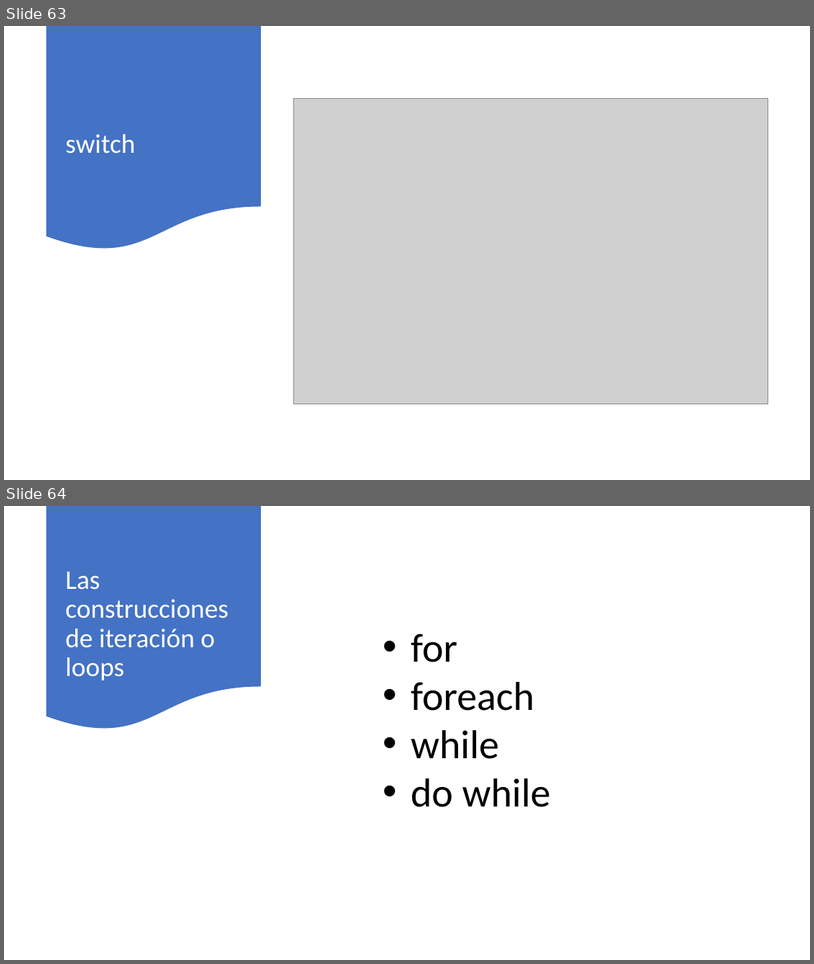
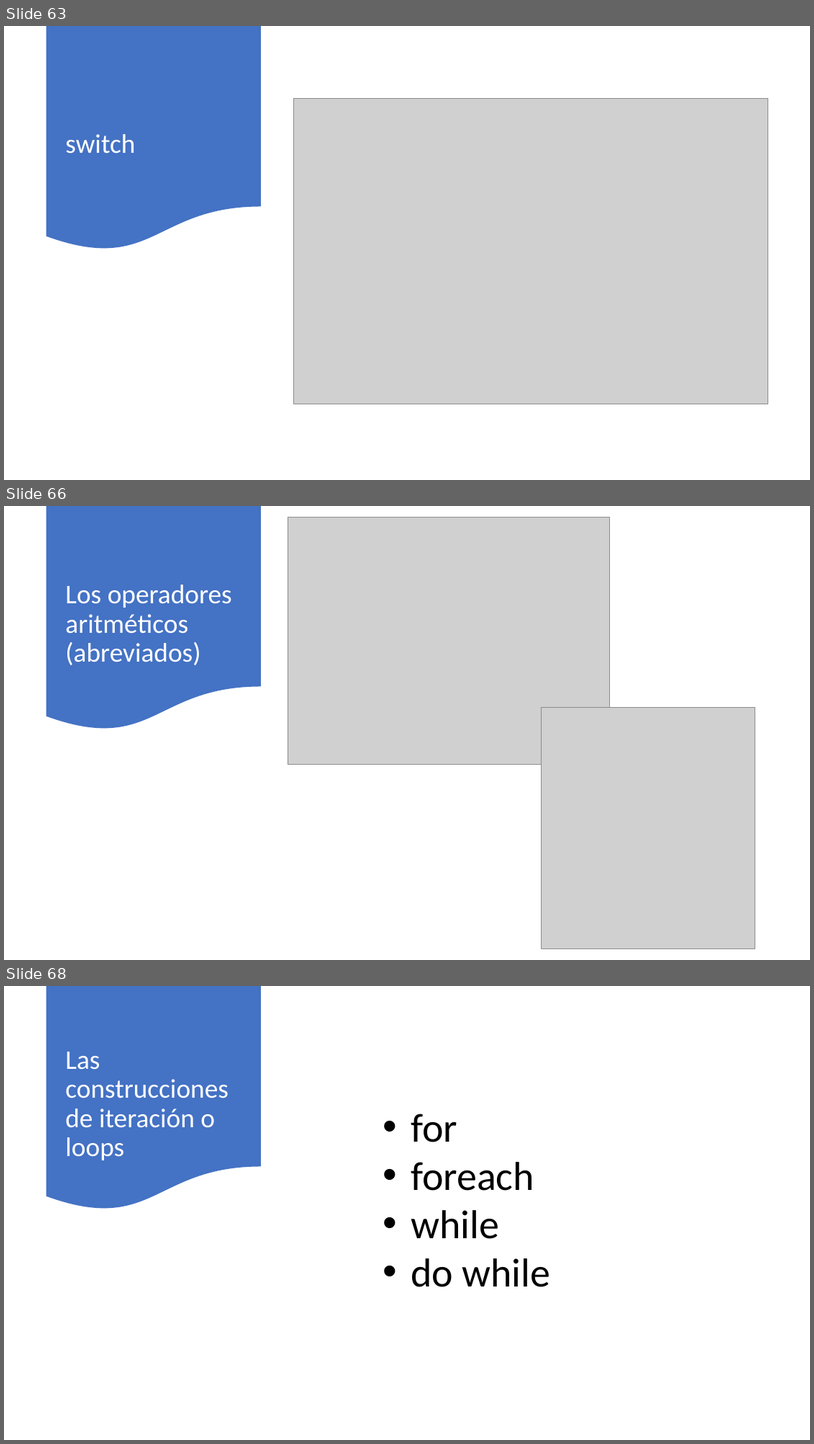
Before and after one commit to AlbertOsinaga/Curso201, a slide deck: Curso201.pptx. Shown one above the other, each under a label of ours: slides 63 and 64 before the commit, slides 63, 66 and 68 after it; the slides between them are not shown. The pictures are 814x964 and 814x1444 pixels, drawn with LibreOffice and Linux fonts; fonts in the diff are those of the drawing; grey boxes stand for pictures. Boxes give left, top, right and bottom in pixels: in the first picture for what was removed or moved away, otherwise in the second. Text is boxed around its words. In the diff, an @@ line names an element or a change of style, - is before the commit and + after.

```diff
--- a/Curso201.pptx
+++ b/Curso201.pptx
@@ slide 66 added at <box>4,506,810,960</box>, background #FFFFFF @@
@@ flow chart document added at <box>46,506,261,731</box>, fill #4472C4 @@
@@ picture added at <box>288,518,610,764</box> @@
@@ title added at <box>65,584,232,665</box>, 32 pt, text #FFFFFF @@
+Los operadores aritméticos
+(abreviados)
@@ picture added at <box>542,708,756,949</box> @@
@@ what was slide 64 is now slide 68 @@
```
Also in this commit, not shown: 5 other slides added, 13 other files.
